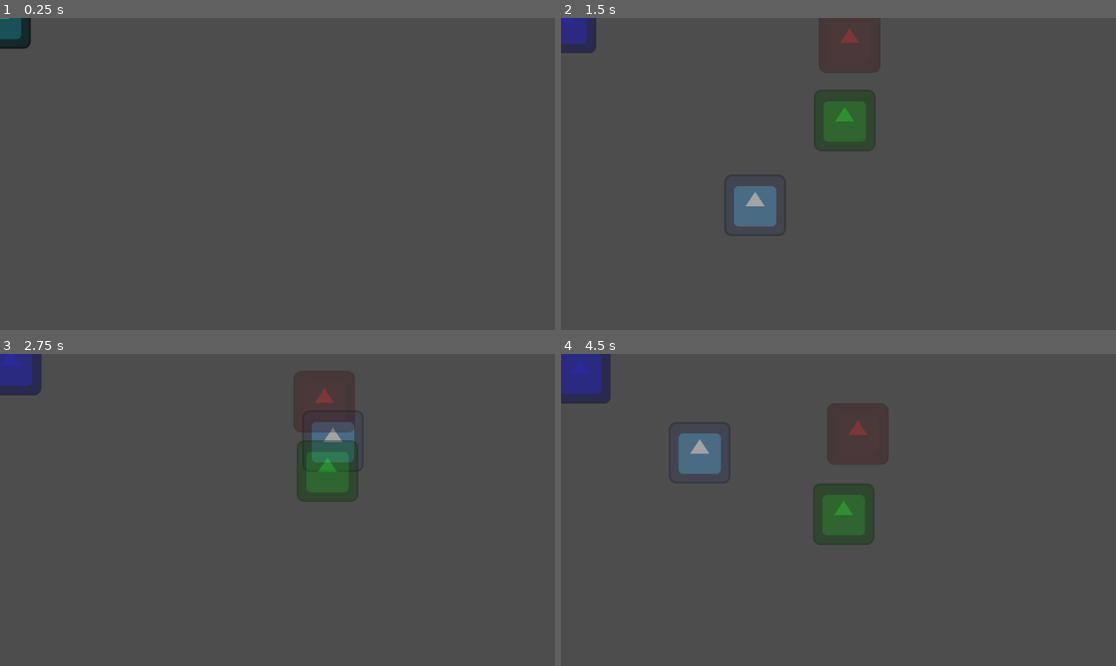
Above: before the commit, frames 1-4 (two rows, left to right).
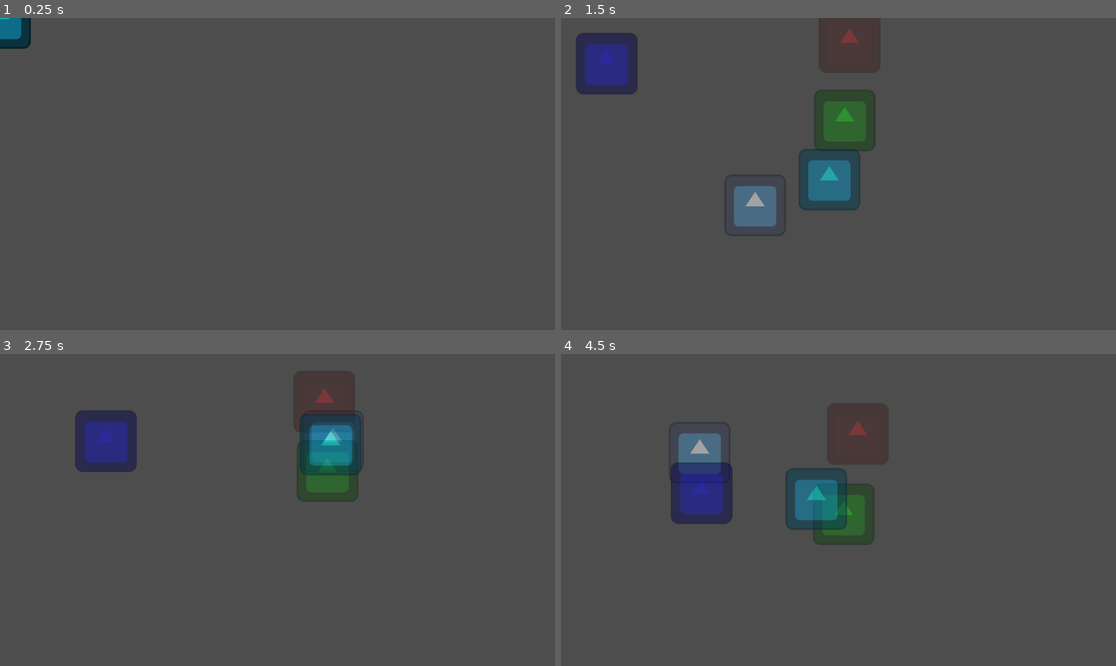
Above: after the commit, the same moments.

Repository: nevinimore/TestsGodot
Game: Godot game, scene res://main.tscn
The game is run twice, just before and just after one commit, with the same random seed, the same clock (stepped at 60 frames per second) and the same inputs. The engine's default icon, where the game draws it, is replaced by a stand-in: a white triangle on a blue panel in a dark square.
Inputs (mouse positions are in pixels of both pictures, inside the frame that each line leads up to):
- Up to frame 1 (0.25 s): no input
- Up to frame 2 (1.5 s): tap Enter at 0.5 s; move the mouse to (960, 158) at 0.52 s; press the mouse at (960, 158) at 0.53 s; release the mouse at (960, 158) at 1.25 s; drag from (727, 189) to (810, 236) at 1.27 s
- Up to frame 3 (2.75 s): move the mouse to (333, 441) at 2.02 s; press the mouse at (333, 441) at 2.03 s
- Up to frame 4 (4.5 s): release the mouse at (894, 441) at 2.75 s; drag from (810, 572) to (672, 463) at 2.77 s; move the mouse to (1005, 556) at 3.52 s; press the mouse at (1005, 556) at 3.53 s; release the mouse at (1005, 556) at 4.25 s; drag from (672, 463) to (755, 432) at 4.27 s

The runs differ from the first frame. In frame 1, 0.3% of the frame differs, in the area x 0-4%, y 0-7%; in frame 2, 4.6%; in frame 3, 4.9%; in frame 4, 5.5%, in the area x 0-52%, y 0-57%.
Error before the commit: Invalid access to property or key 'position' on a base object of type 'InputEventKey'. (res://main.gd:40)
Error after the commit: Invalid access to property or key 'position' on a base object of type 'InputEventKey'. (res://main.gd:51)

Commit message:
testes conclusivos, Godot 4 usa delta por padrao, nao precisa usar potencia

Diff:
--- a/lerp_test/main.gd
+++ b/lerp_test/main.gd
@@ -3,39 +3,50 @@
 @onready var main_sprite: Sprite2D = $MainSprite
 @onready var lerp_sprite: Sprite2D = $LerpSprite
 @onready var lerp_sprite2: Sprite2D = $LerpSprite2
+@onready var lerp_sprite3: Sprite2D = $LerpSprite3
 @onready var move_sprite: Sprite2D = $MoveSprite
 
 
-func _physics_process(delta: float) -> void:
+func _process(delta: float) -> void:
 
+	print(delta)
 
+	var rate_x3: float = 5
+	var rate_y3: float = 5
+	lerp_sprite3.position.x = lerp(lerp_sprite3.position.x, main_sprite.position.x, rate_x3*delta)
+	lerp_sprite3.position.y = lerp(lerp_sprite3.position.y, main_sprite.position.y, rate_y3*delta)
+
+	# depends on delta AND frame rate
 	var rate_x2: float = 0.98
 	var rate_y2: float = .7
-	lerp_sprite2.position.x = lerp(lerp_sprite2.position.x, main_sprite.position.x, 1 - pow(1 - rate_x2, delta * 1))
-	lerp_sprite2.position.y = lerp(lerp_sprite2.position.y, main_sprite.position.y, 1 - pow(1 - rate_y2, delta * 1))
+	const FIXED_FRAME_RATE := 1.0
+	lerp_sprite2.position.x = lerp(lerp_sprite2.position.x, main_sprite.position.x, 1 - pow(1 - rate_x2, delta*FIXED_FRAME_RATE))
+	lerp_sprite2.position.y = lerp(lerp_sprite2.position.y, main_sprite.position.y, 1 - pow(1 - rate_y2, delta*FIXED_FRAME_RATE))
 
-	# 500 for ~ 1 sec for half the way
+	# 500 for ~ 1 sec for half the way NOT DELTA DEPENDENT
 	var rate_x: float = 8.0
 	rate_x = pow(2, rate_x)
 	var rate_y: float = 500.0
 	lerp_sprite.position.x = lerp(lerp_sprite.position.x, main_sprite.position.x, pow(2, -rate_x*delta))
 	lerp_sprite.position.y = lerp(lerp_sprite.position.y, main_sprite.position.y, pow(2, -rate_y*delta))
 
-	move_sprite.position.x = move_toward(move_sprite.position.x, main_sprite.position.x, 10*delta)
-	move_sprite.position.y = move_toward(move_sprite.position.y, main_sprite.position.y, 10*delta)
+	move_sprite.position.x = move_toward(move_sprite.position.x, main_sprite.position.x, 100*delta)
+	move_sprite.position.y = move_toward(move_sprite.position.y, main_sprite.position.y, 100*delta)
 
 
 func _input(event):
 	# Mouse in viewport coordinates.
 	if event is InputEventMouseButton:
-		print("Mouse Click/Unclick at: ", event.position)
+#		print("Mouse Click/Unclick at: ", event.position)
+		pass
 	elif event is InputEventMouseMotion:
-		print("Mouse Motion at: ", event.position)
+#		print("Mouse Motion at: ", event.position)
+		pass
 
 	# Print the size of the viewport.
-	print("Viewport Resolution is: ", get_viewport().get_visible_rect().size)
+#	print("Viewport Resolution is: ", get_viewport().get_visible_rect().size)
 
 
 	if Input.is_action_pressed("left_click"):
 		main_sprite.position = event.position
-		print("draged: ", event.position)
+#		print("draged: ", event.position)
--- a/lerp_test/main.tscn
+++ b/lerp_test/main.tscn
@@ -21,3 +21,7 @@
 [node name="LerpSprite2" type="Sprite2D" parent="."]
 modulate = Color(0, 1, 0, 0.380392)
 texture = ExtResource("2_4rhno")
+
+[node name="LerpSprite3" type="Sprite2D" parent="."]
+modulate = Color(0, 1, 1, 0.486275)
+texture = ExtResource("2_4rhno")
--- a/lerp_test/project.godot
+++ b/lerp_test/project.godot
@@ -13,6 +13,7 @@
 config/name="LerpTest"
 run/main_scene="res://main.tscn"
 config/features=PackedStringArray("4.3", "GL Compatibility")
+run/max_fps=2
 config/icon="res://icon.svg"
 
 [input]
